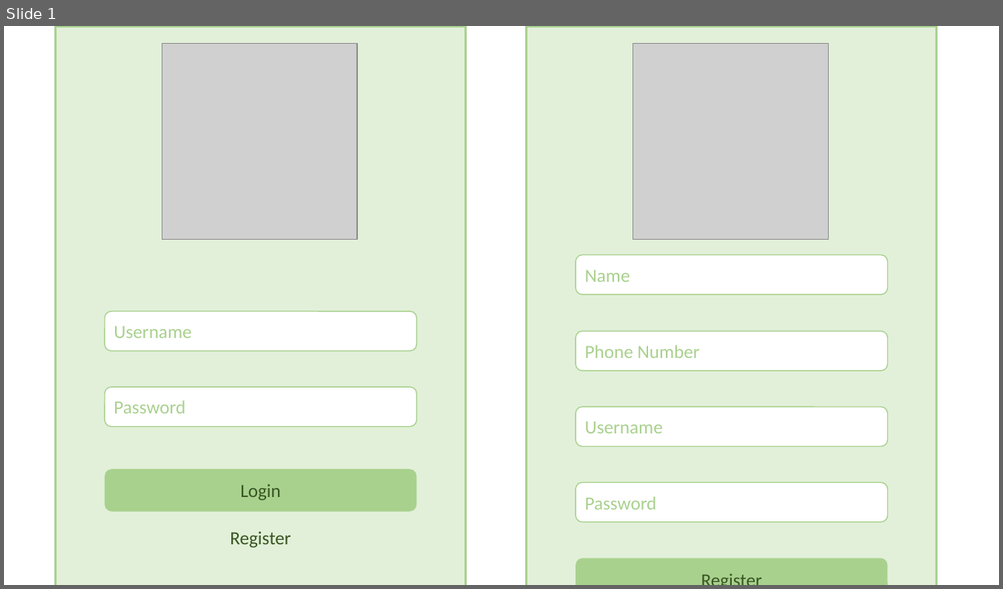
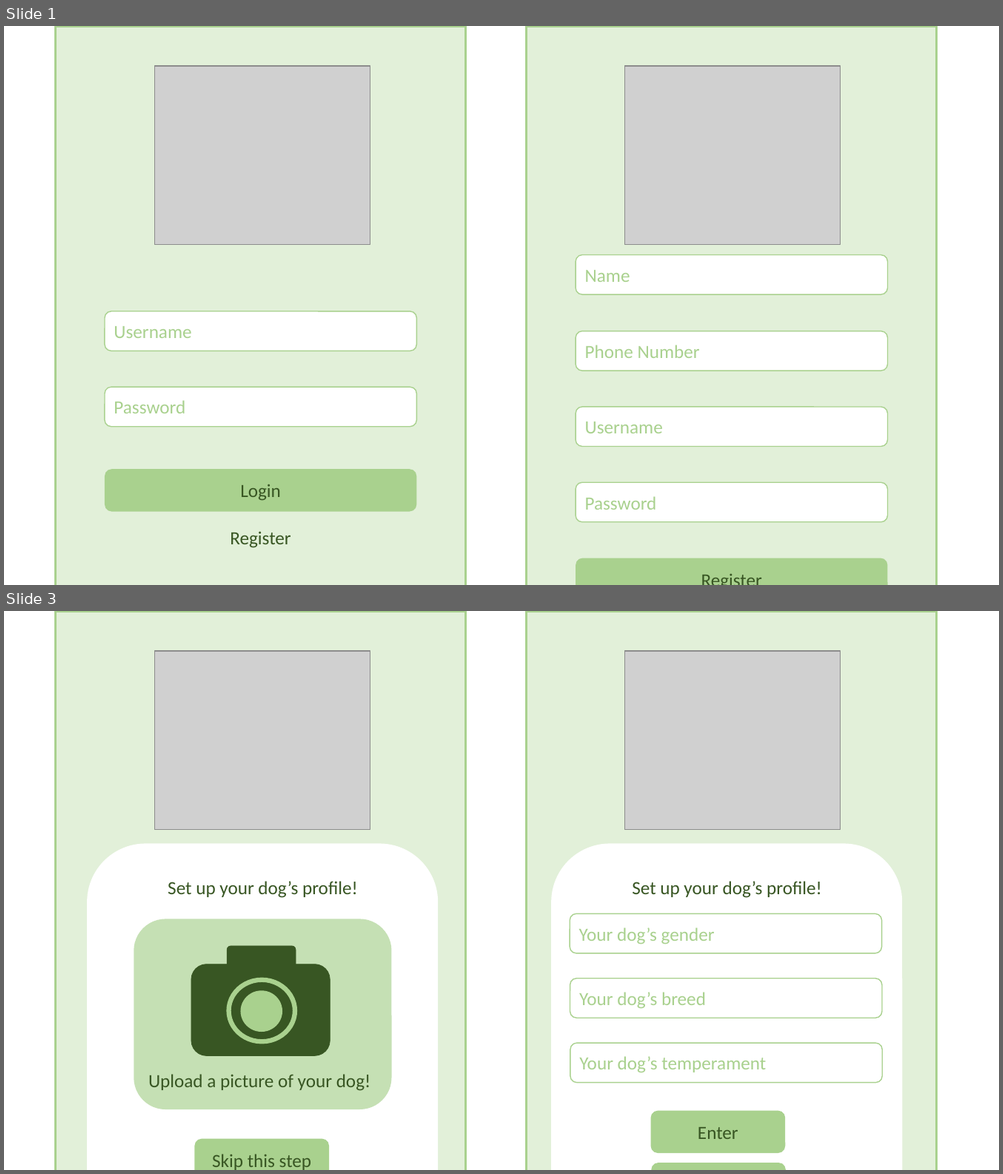
Before and after one commit to chocofied/PetMyPet, a slide deck: Presentation1.pptx. Shown one above the other, each under a label of ours: slide 1 before the commit, slides 1 and 3 after it; the slides between them are not shown. The pictures are 1003x589 and 1003x1174 pixels, drawn with LibreOffice and Linux fonts; fonts in the diff are those of the drawing; grey boxes stand for pictures. Boxes give left, top, right and bottom in pixels: in the first picture for what was removed or moved away, otherwise in the second. Text is boxed around its words. In the diff, an @@ line names an element or a change of style, - is before the commit and + after.

```diff
--- a/Presentation1.pptx
+++ b/Presentation1.pptx
@@ slide 3 added at (4, 611, 999, 1170), background #FFFFFF @@
@@ rectangle added at (56, 611, 466, 1170), fill #E2F0D9, outline #A9D18E 2.25 pt @@
@@ rectangle added at (526, 611, 936, 1170), fill #E2F0D9, outline #A9D18E 2.25 pt @@
@@ picture added at (155, 651, 370, 829) @@
@@ picture added at (625, 651, 839, 829) @@
@@ rounded rectangle added at (87, 844, 438, 1170), fill #FFFFFF @@
@@ rounded rectangle added at (551, 844, 902, 1170), fill #FFFFFF @@
@@ text added at (168, 881, 358, 898), 18 pt, text #385723 @@
+Set up your dog’s profile!
@@ text added at (632, 881, 822, 898), 18 pt, text #385723 @@
+Set up your dog’s profile!
@@ rounded rectangle added at (134, 919, 391, 1111), fill #C5E0B4 @@
@@ rounded rectangle added at (569, 914, 882, 954), fill #FFFFFF, outline #A9D18E 1 pt, 18 pt, text #A9D18E @@
+Your dog’s gender
@@ rounded rectangle added at (191, 965, 330, 1056), fill #385723, outline #385723 0.5 pt @@
@@ rounded rectangle added at (227, 946, 296, 970), fill #385723, outline #385723 0.5 pt @@
@@ ellipse added at (228, 980, 295, 1042), fill #385723, outline #A9D18E 4.5 pt @@
@@ rounded rectangle added at (569, 979, 882, 1019), fill #FFFFFF, outline #A9D18E 1 pt, 18 pt, text #A9D18E @@
+Your dog’s breed
@@ ellipse added at (243, 993, 280, 1030), fill #A9D18E, outline #A9D18E 4.5 pt @@
@@ rounded rectangle added at (570, 1043, 882, 1082), fill #FFFFFF, outline #A9D18E 1 pt, 18 pt, text #A9D18E @@
+Your dog’s temperament
@@ text added at (148, 1074, 371, 1091), 18 pt, text #385723 @@
+Upload a picture of your dog!
@@ rounded rectangle added at (651, 1111, 785, 1153), fill #A9D18E, 18 pt, text #385723 @@
+Enter
@@ rounded rectangle added at (194, 1139, 329, 1170), fill #A9D18E, 18 pt, text #385723 @@
+Skip this step
@@ rounded rectangle added at (651, 1163, 785, 1170), fill #A9D18E, 18 pt, text #385723 @@
+Skip this step
@@ slide 1 changed as well @@
@@ picture: place and size @@
-picture at (162, 44, 357, 240)
+picture at (155, 66, 370, 244)
@@ picture: place and size @@
-picture at (633, 44, 828, 240)
+picture at (625, 66, 839, 244)
```
Also in this commit, not shown: 1 other slide added, 1 slide removed.
